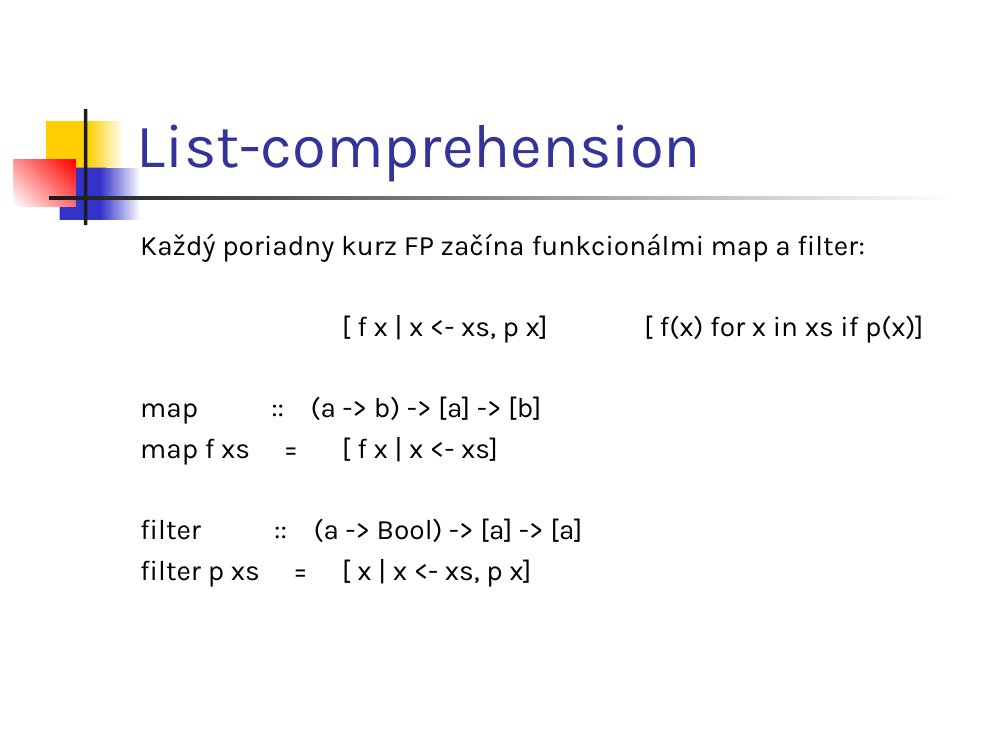
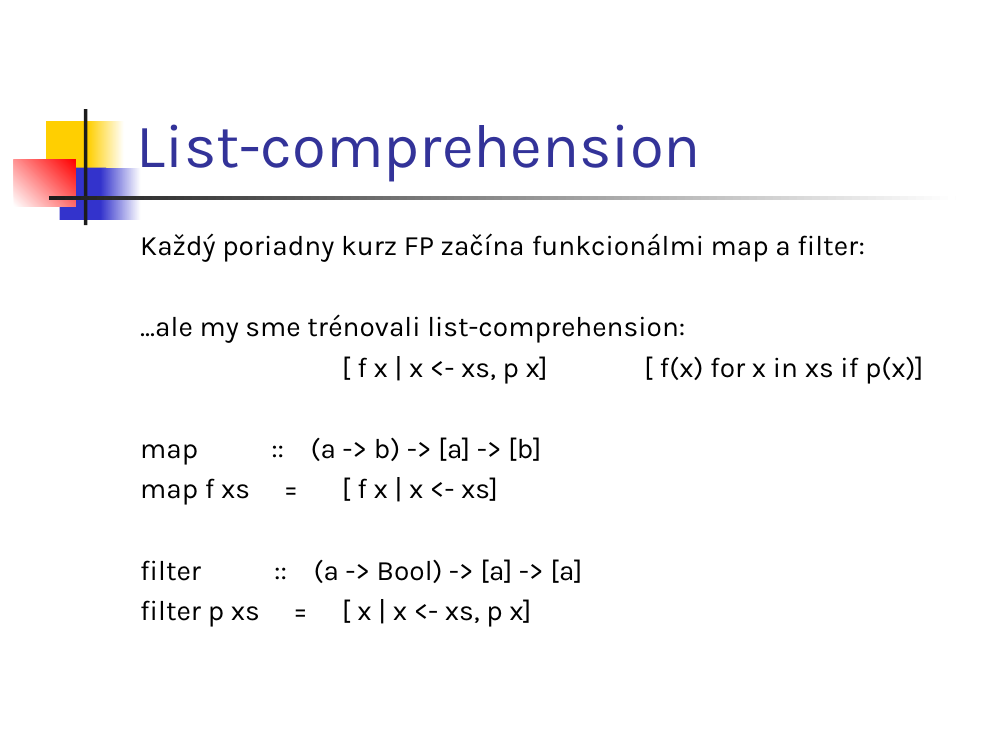
Before and after one commit to Funkcionalne/Prednasky, a slide deck: slide 19 of 02/02_intro.ppt (slide 17 before the commit). Drawn at 1008x756 pixels with LibreOffice and Linux fonts; fonts in the diff are those of the drawing. Boxes give left, top, right and bottom in pixels: in the first picture for what was removed or moved away, otherwise in the second. Text is boxed around its words. In the diff, an @@ line names an element or a change of style, - is before the commit and + after.

```diff
--- a/02/02_intro.ppt
+++ b/02/02_intro.ppt
@@ text at [140, 314, 685, 343]: paragraph added @@
+...ale my sme trénovali list-comprehension:
```
Also in this commit, not shown: 12 other slides changed, 2 slides added, 3 other files.
